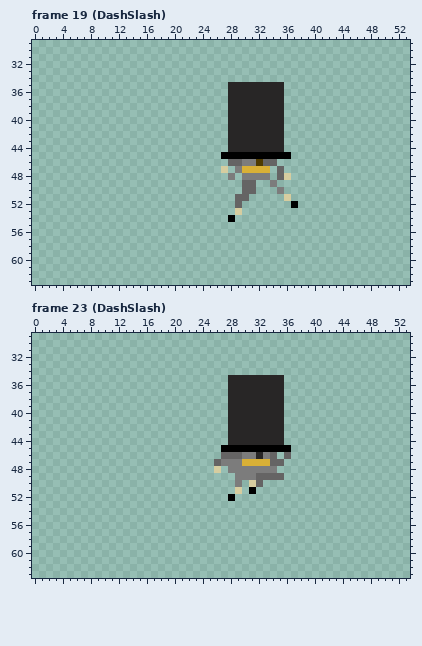
Pixel-art file -- GWS/Sprites/Movesets/HL Moveset/HL_Full_Moveset.ase. Above, as it was before the edit.
64x64 pixels, 268 frames. Shown: frame 19 (DashSlash): x 0..53, y 29..63; frame 23 (DashSlash): x 0..53, y 29..63. The commit also changed other frames, which this record leaves out.
Once edited:
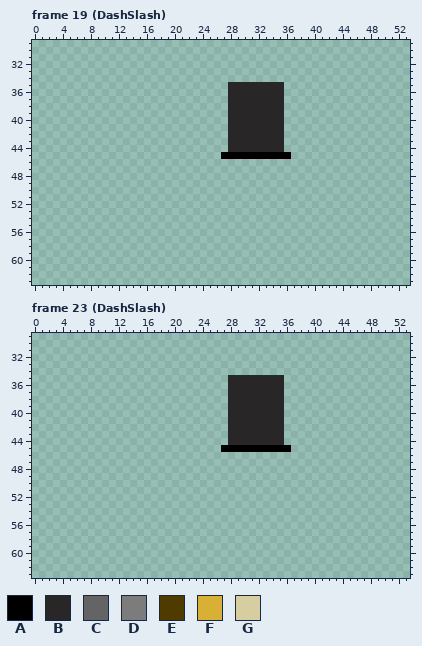
Palette (. is transparent): A #000000  B #282626  C #656464  D #7c7c7c  E #4f3b00  F #d9b036  G #d6cda0
Edits made:
layer "Flattened" now hidden
--- frame 19 (DashSlash)
@@ x 25..39 @@
 45 ..AAAAAAAAAA...
-46 ...CCDDECC.....
-47 ..G.DFFFF.C....
-48 ...D.DDDD.CG...
-49 .....CC..D.....
-50 .....CC...D....
-51 ....CC.....G...
-52 ....C.......A..
-53 ....G..........
-54 ...A...........
+46 ...............
+47 ...............
+48 ...............
+49 ...............
+50 ...............
+51 ...............
+52 ...............
+53 ...............
+54 ...............
 55 ...............
--- frame 23 (DashSlash)
@@ x 24..38 @@
 45 ...AAAAAAAAAA..
-46 ...CCCDDBDC.C..
-47 ..CDDDFFFFCC...
-48 ..G.DDDDDDD....
-49 .....DDDCCCC...
-50 .....D.GC......
-51 .....G.A.......
-52 ....A..........
+46 ...............
+47 ...............
+48 ...............
+49 ...............
+50 ...............
+51 ...............
+52 ...............
 53 ...............
